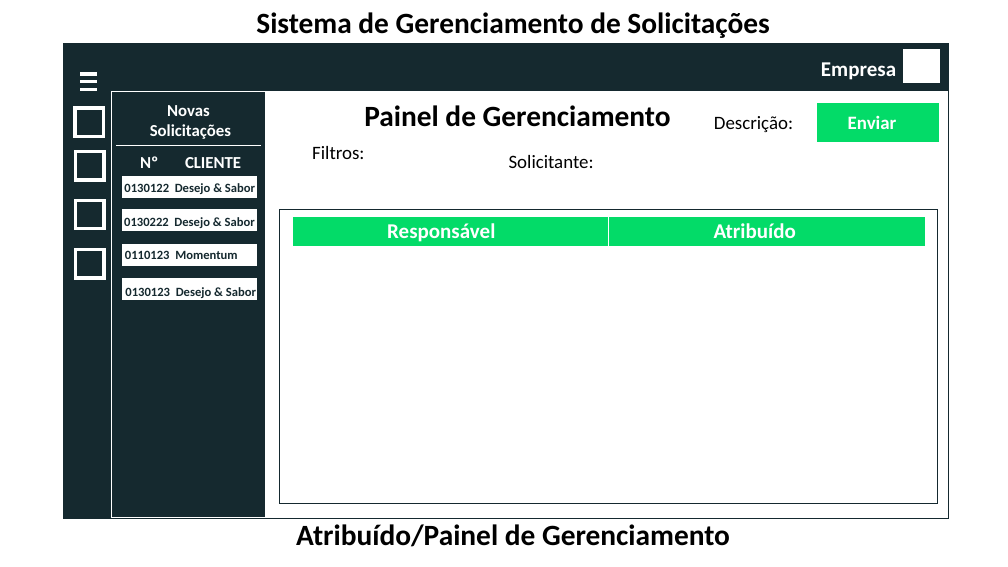
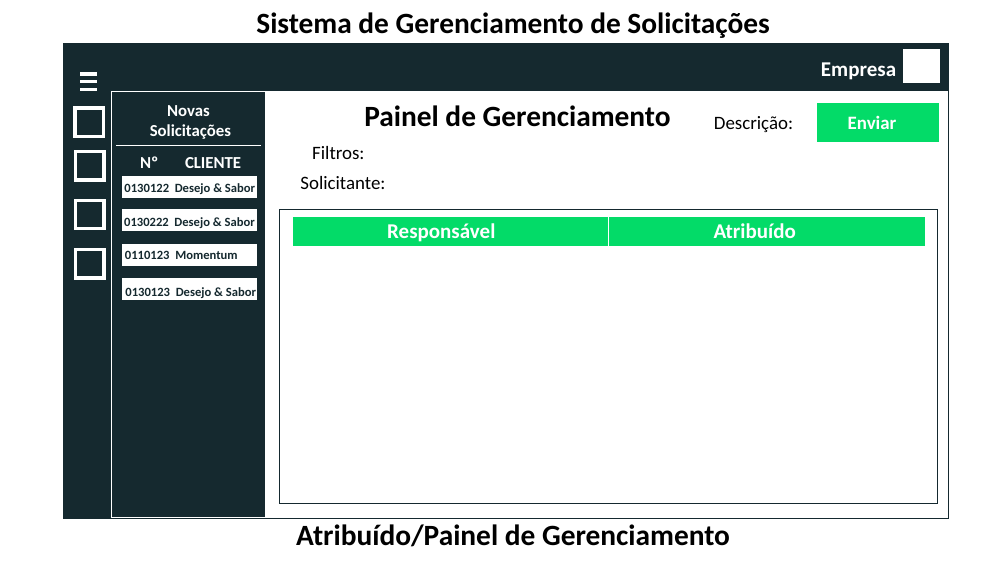
Before and after one commit to andressadipaula/Projeto_SGS, a slide deck: slide 11 of Protótipo/Protótipos.pptx. Drawn at 1008x567 pixels with LibreOffice and Linux fonts; fonts in the diff are those of the drawing. Boxes give left, top, right and bottom in pixels: in the first picture for what was removed or moved away, otherwise in the second. Text is boxed around its words. In the diff, an @@ line names an element or a change of style, - is before the commit and + after.

Commit message:
Teste

```diff
--- a/Protótipo/Protótipos.pptx
+++ b/Protótipo/Protótipos.pptx
@@ text "Solicitante:": place and size @@
-text "Solicitante:" at [509, 155, 594, 168]
+text "Solicitante:" at [300, 176, 385, 189]
```
